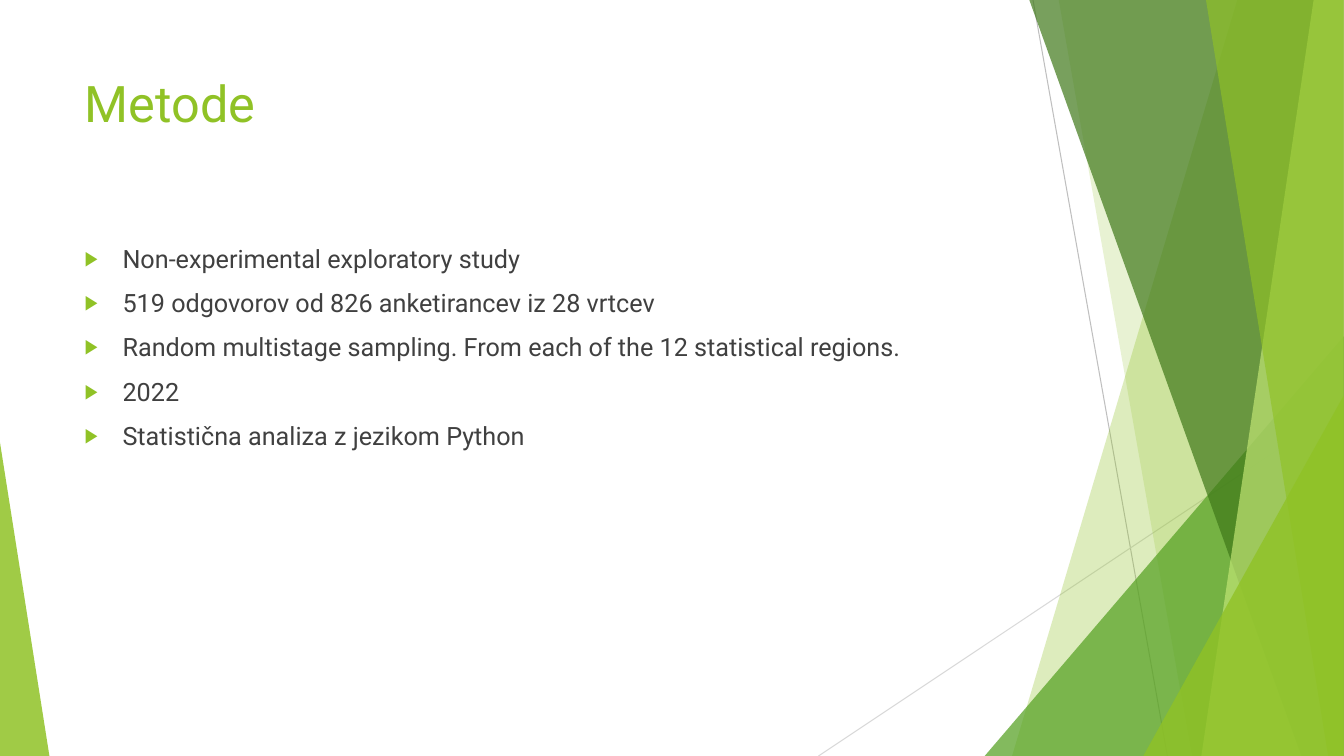
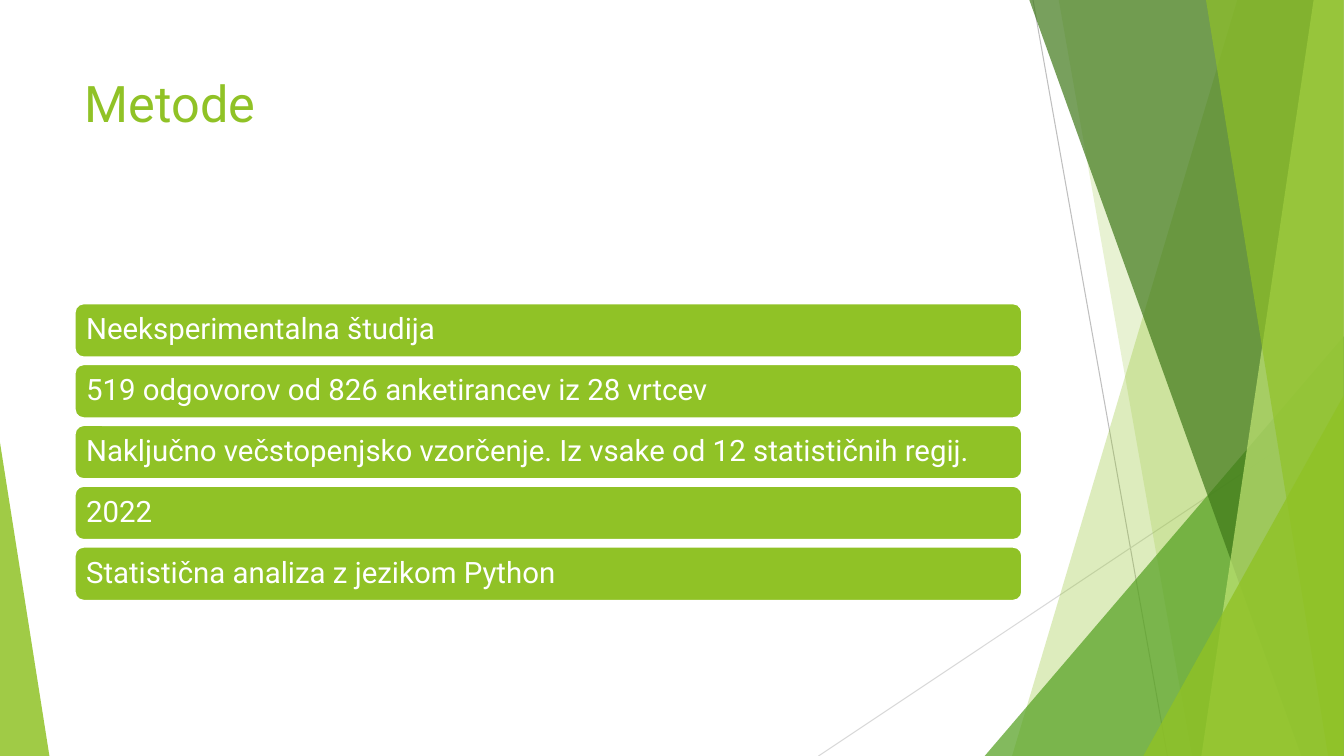
Before and after one commit to borbregant/Doktorat_all, a slide deck: slide 6 of stemberger/predstavitev.pptx (slide 5 before the commit). Drawn at 1344x756 pixels with LibreOffice and Linux fonts; fonts in the diff are those of the drawing. Boxes give left, top, right and bottom in pixels: in the first picture for what was removed or moved away, otherwise in the second. Text is boxed around its words. In the diff, an @@ line names an element or a change of style, - is before the commit and + after.

```diff
--- a/stemberger/predstavitev.pptx
+++ b/stemberger/predstavitev.pptx
@@ text removed at bbox=[123, 249, 900, 451] @@
-▶ Non-experimental exploratory study
-▶ 519 odgovorov od 826 anketirancev iz 28 vrtcev
-▶ Random multistage sampling. From each of the 12 statistical regions.
-▶ 2022
-▶ Statistična analiza z jezikom Python
@@ group added at bbox=[75, 303, 1022, 601]: 5 rounded rectangles, 5 texts @@
+Neeksperimentalna študija
+519 odgovorov od 826 anketirancev iz 28 vrtcev
+Naključno večstopenjsko vzorčenje. Iz vsake od 12 statističnih regij.
+2022
+Statistična analiza z jezikom Python
```
Also in this commit, not shown: 6 other slides changed, 15 slides added, 4 slides removed, 32 other files.
